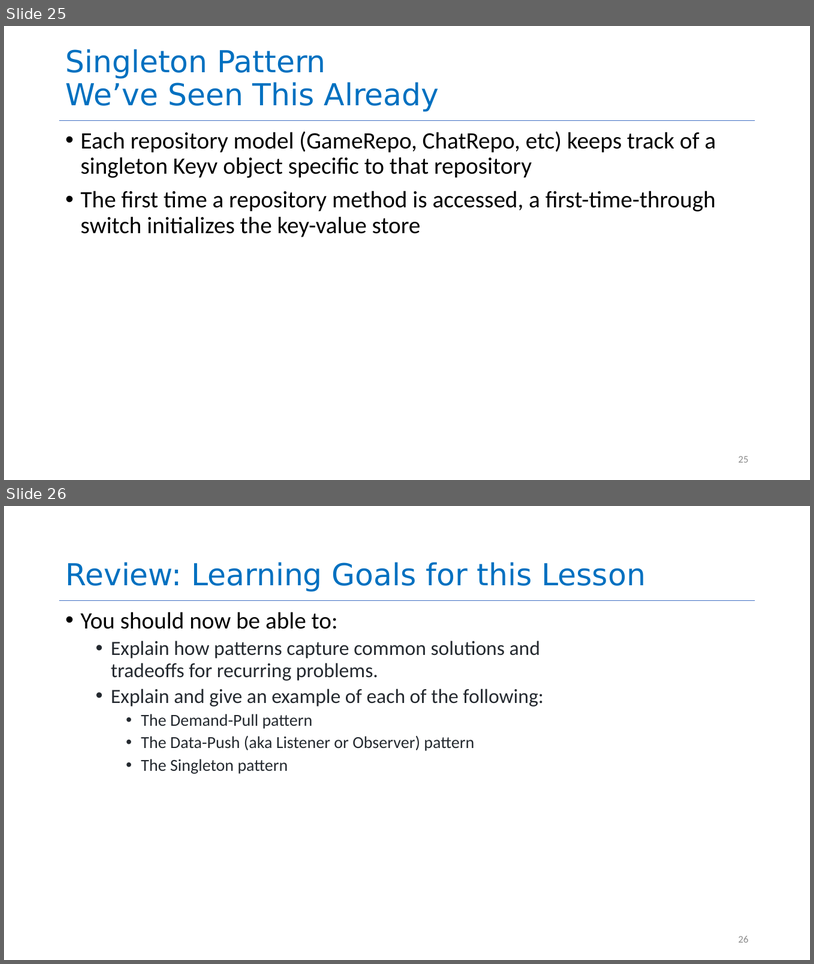
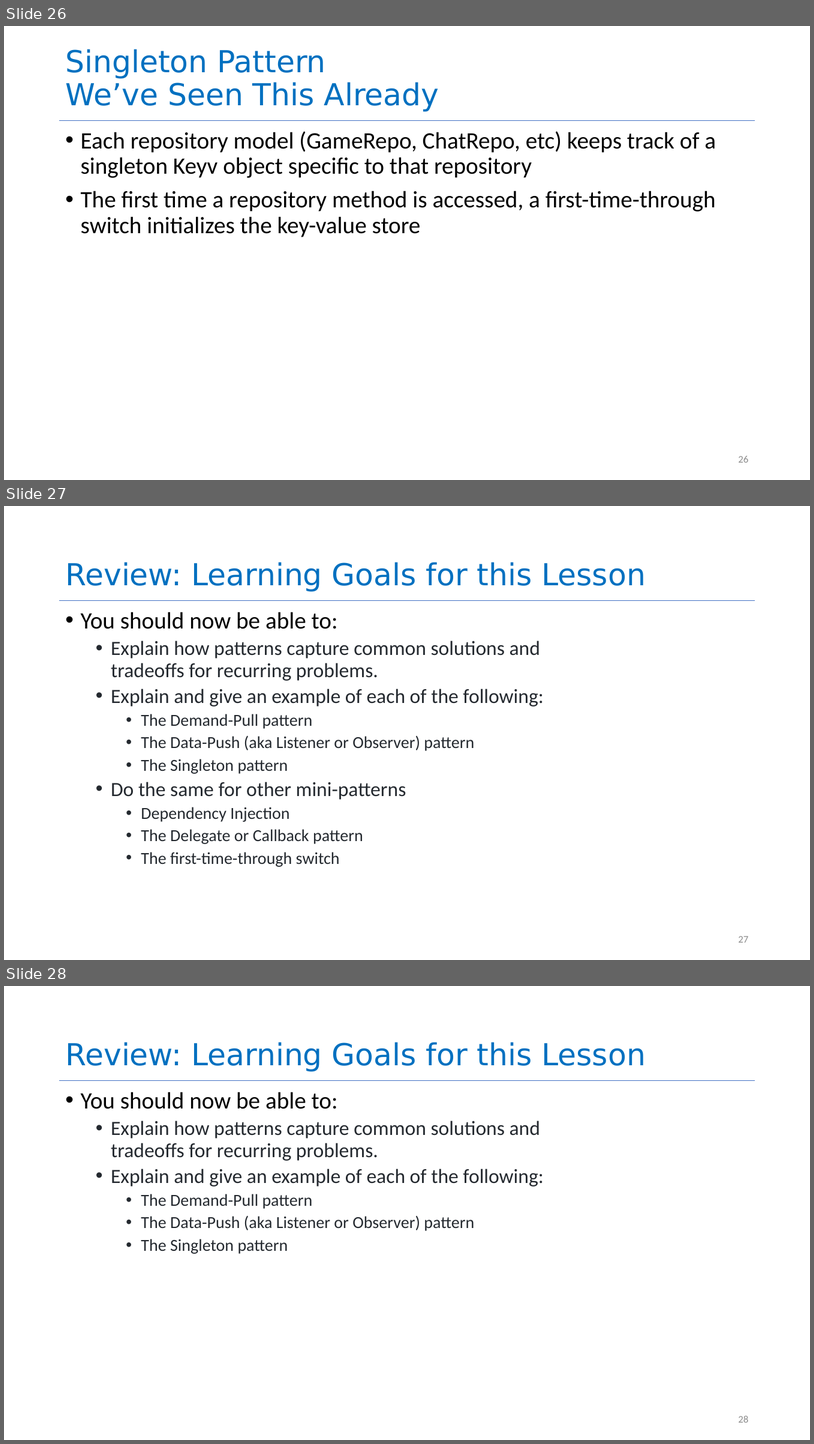
Before and after one commit to neu-se/CS4530-Spring-2026, a slide deck: Slides/Module 11.1 Interaction-Level Design.pptx. Shown one above the other, each under a label of ours: slides 25 and 26 before the commit, slides 26, 27 and 28 after it. The pictures are 814x964 and 814x1444 pixels, drawn with LibreOffice and Linux fonts; fonts in the diff are those of the drawing. Boxes give left, top, right and bottom in pixels: in the first picture for what was removed or moved away, otherwise in the second. Text is boxed around its words. In the diff, an @@ line names an element or a change of style, - is before the commit and + after.

```diff
--- a/Slides/Module 11.1 Interaction-Level Design.pptx
+++ b/Slides/Module 11.1 Interaction-Level Design.pptx
@@ slide 27 added at (4,506,810,960), background #FFFFFF; not listed: 1 template element that a slide beside it also shows @@
@@ title added at (65,562,646,592), 36 pt, text #0070C0 @@
+Review: Learning Goals for this Lesson
@@ text added at (81,612,543,867), 20 pt, text #24292F @@
+• You should now be able to:
+  • Explain how patterns capture common solutions and tradeoffs for recurring problems.
+  • Explain and give an example of each of the following:
+    • The Demand-Pull pattern
+    • The Data-Push (aka Listener or Observer) pattern
+    • The Singleton pattern
+  • Do the same for other mini-patterns
+    • Dependency Injection
+    • The Delegate or Callback pattern
+    • The first-time-through switch
@@ page number added at (738,936,749,942), 12 pt, text #8C8C8C @@
+27
@@ what was slide 25 is now slide 26 @@
@@ page number at (738,456,749,462): text changed @@
-25
+26
@@ what was slide 26 is now slide 28 @@
@@ page number at (738,1415,749,1422): text changed @@
-26
+28
```
Also in this commit, not shown: 10 slides changed, 5 other slides added, 4 slides removed.
